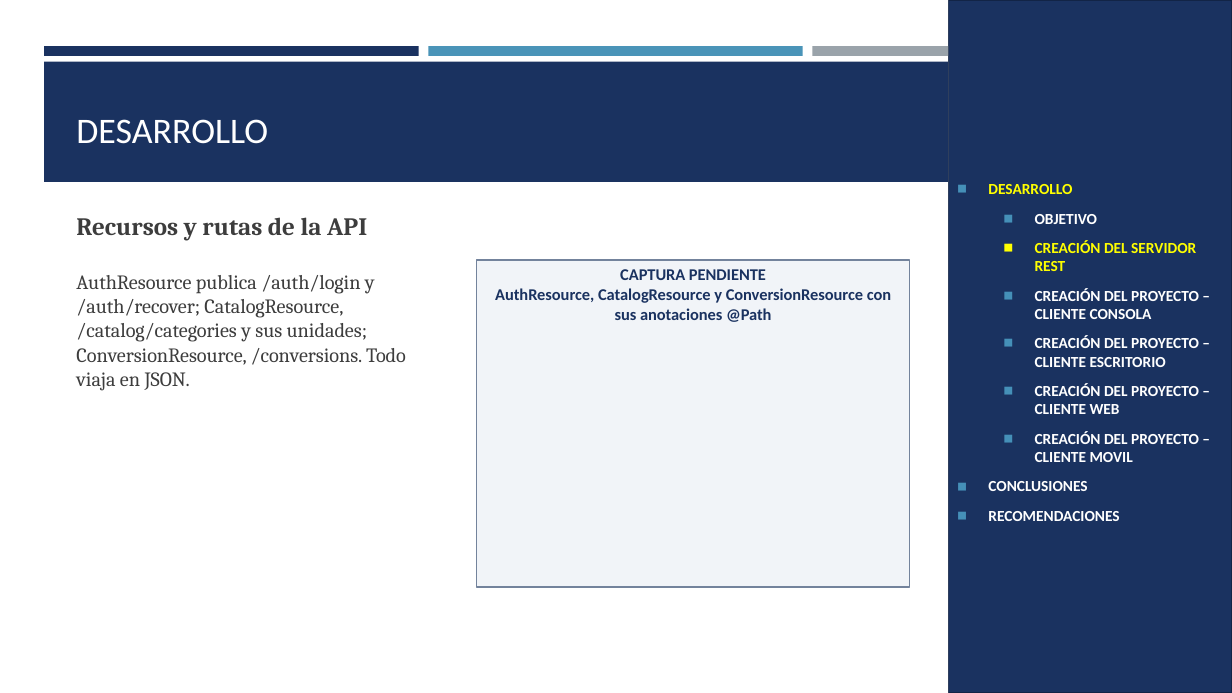
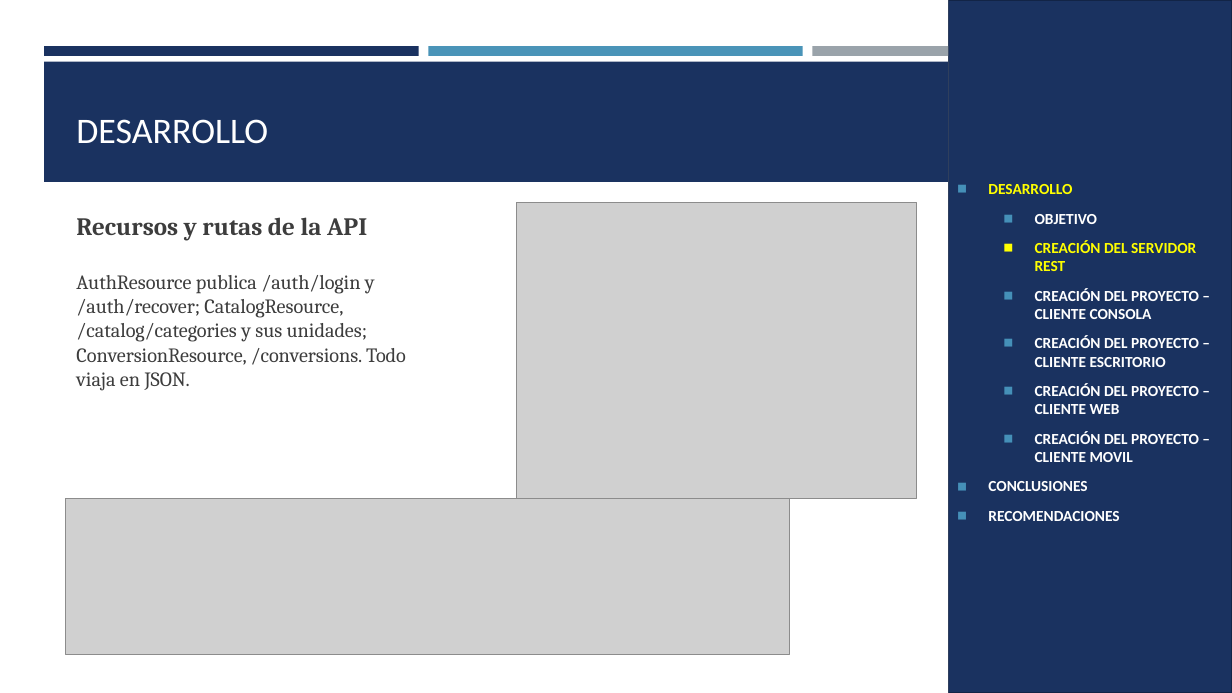
Before and after one commit to luis-sagx/arquitectura, a slide deck: slide 5 of TI.1.3 PAO202651_RESTFULL_JAVA_SINBDD_NRC36883_GR09/05. DOCUMENTACION/PRESENTACION_TECNICA_GR09.pptx. Drawn at 1232x693 pixels with LibreOffice and Linux fonts; fonts in the diff are those of the drawing; grey boxes stand for pictures. Boxes give left, top, right and bottom in pixels: in the first picture for what was removed or moved away, otherwise in the second. Text is boxed around its words. In the diff, an @@ line names an element or a change of style, - is before the commit and + after.

Commit message:
Completa capturas de las presentaciones y corrige la ejecución de los clientes
- TI.1.1: clase principal del cliente de escritorio y URL local del cliente móvil
- TI.1.2: el cliente MAUI usa localhost:14028 con adb reverse
- TI.1.3: corrige la URL de las pruebas de integración y agrega nbactions.xml al cliente de consola
- TI.1.4: elimina el proyecto duplicado .Verification y agrega VerificarHttp.ps1 a las pruebas del servidor
- Presentaciones: capturas reales y recuadros pendientes para los diagramas

```diff
--- a/TI.1.3 PAO202651_RESTFULL_JAVA_SINBDD_NRC36883_GR09/05. DOCUMENTACION/PRESENTACION_TECNICA_GR09.pptx
+++ b/TI.1.3 PAO202651_RESTFULL_JAVA_SINBDD_NRC36883_GR09/05. DOCUMENTACION/PRESENTACION_TECNICA_GR09.pptx
@@ picture added at (517,202,917,499) @@
@@ rectangle removed at (477,260,910,587) @@
-CAPTURA PENDIENTE
-AuthResource, CatalogResource y ConversionResource con sus anotaciones @Path
@@ picture added at (66,498,789,655) @@
```
Also in this commit, not shown: 25 other slides changed, 16 other files.
